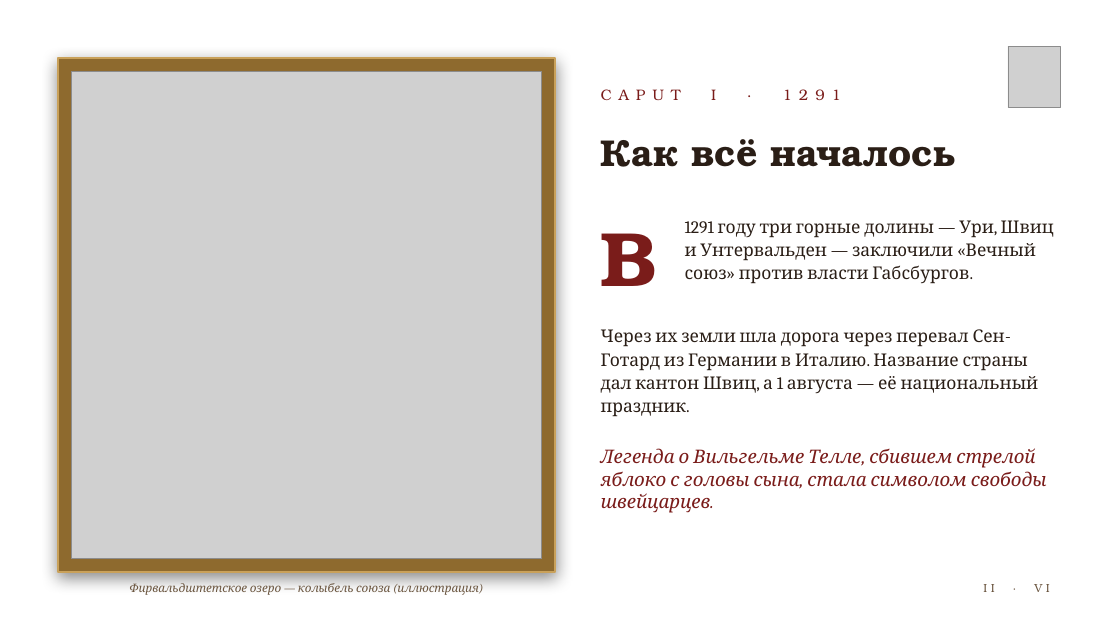
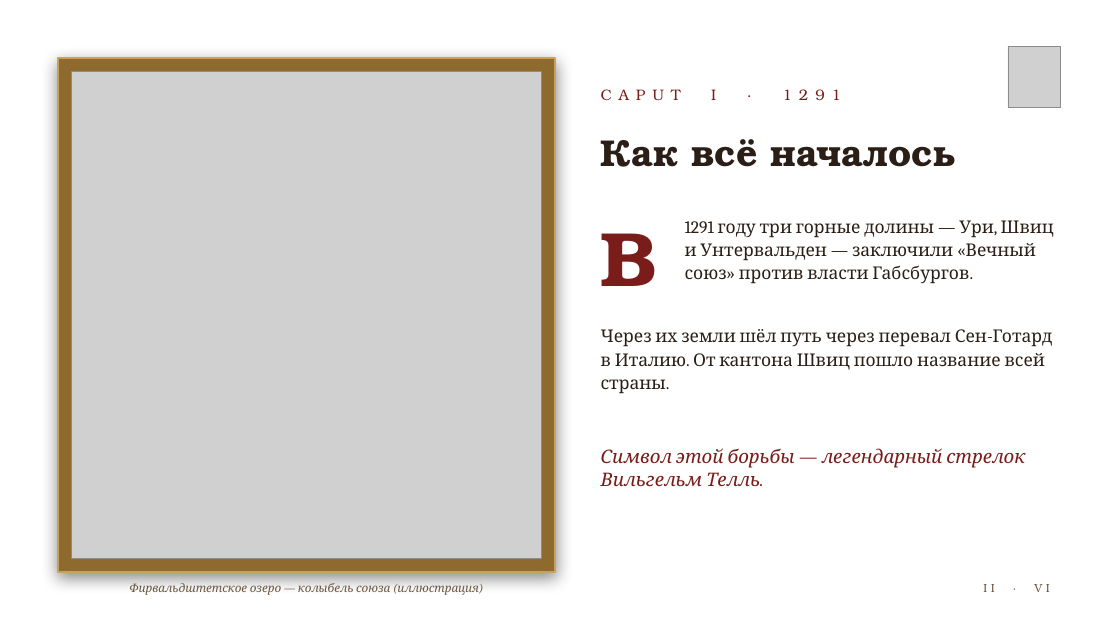
Before and after one commit to kir11evglen12-design/aromio, a slide deck: slide 2 of presentation/Helvetia.pptx. Drawn at 1120x630 pixels with LibreOffice and Linux fonts; fonts in the diff are those of the drawing; grey boxes stand for pictures; background and template pictures are left out. Boxes give left, top, right and bottom in pixels: in the first picture for what was removed or moved away, otherwise in the second. Text is boxed around its words. In the diff, an @@ line names an element or a change of style, - is before the commit and + after.

```diff
--- a/presentation/Helvetia.pptx
+++ b/presentation/Helvetia.pptx
@@ text at (x1=601, y1=329, x2=1053, y2=394): text changed @@
-Через их земли шла дорога через перевал Сен-Готард из Германии в Италию. Название страны дал кантон Швиц, а 1 августа — её национальный праздник.
+Через их земли шёл путь через перевал Сен-Готард в Италию. От кантона Швиц пошло название всей страны.
@@ text at (x1=601, y1=448, x2=1025, y2=486): text changed @@
-Легенда о Вильгельме Телле, сбившем стрелой яблоко с головы сына, стала символом свободы швейцарцев.
+Символ этой борьбы — легендарный стрелок Вильгельм Телль.
```
Also in this commit, not shown: 4 other slides changed, 7 other files.
